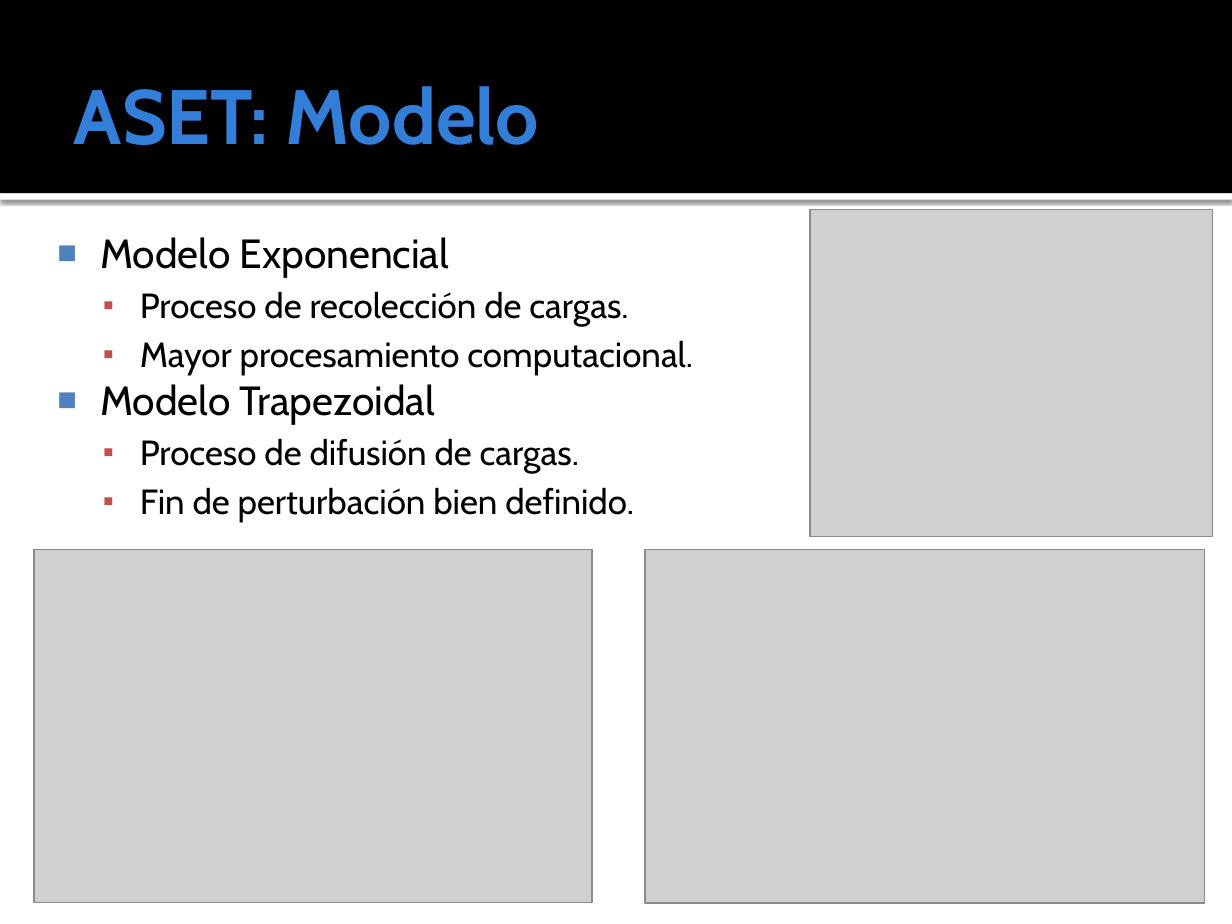
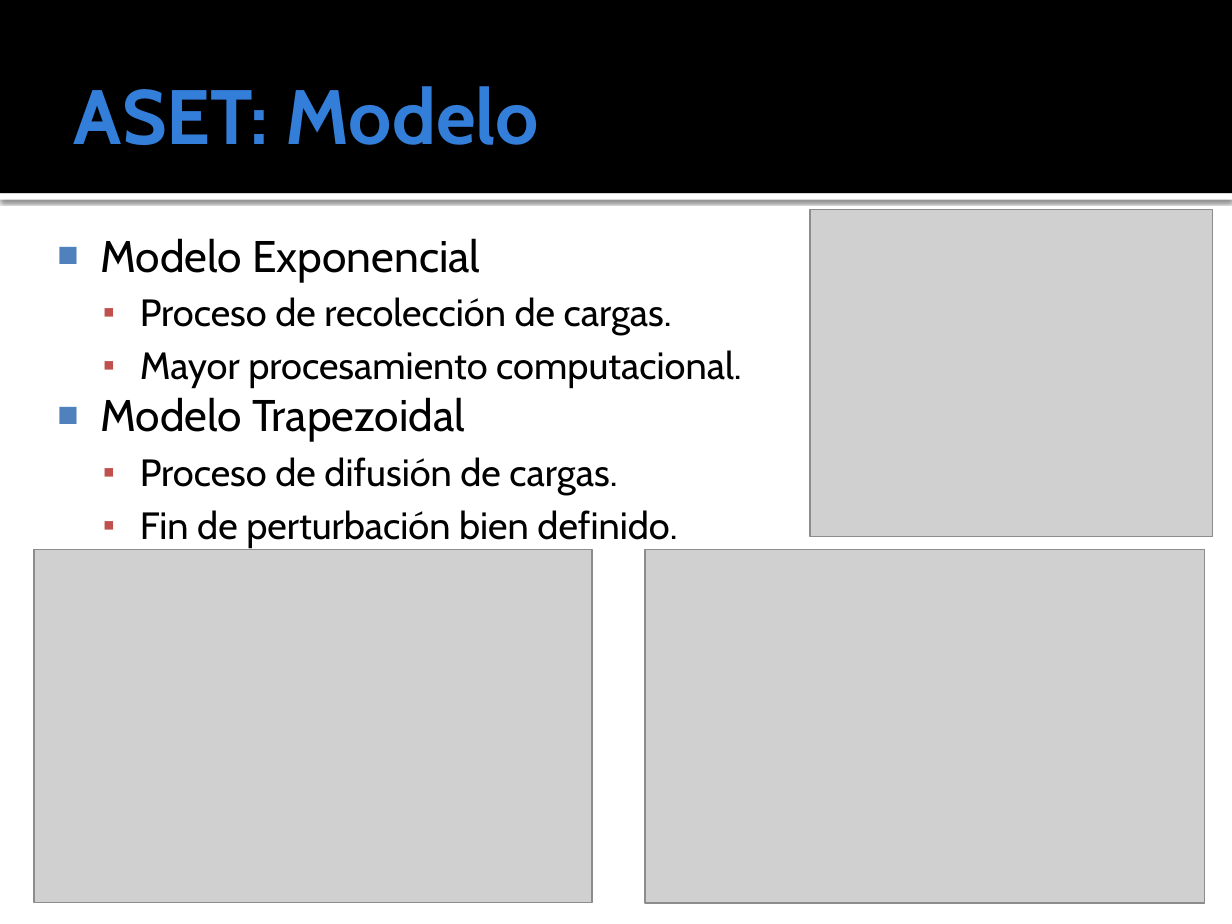
Before and after one commit to ginotkj/fiocs, a slide deck: slide 8 of Documentation/Documentacion/PRESENTACION_FABRI.pptx. Drawn at 1232x924 pixels with LibreOffice and Linux fonts; fonts in the diff are those of the drawing; grey boxes stand for pictures. Boxes give left, top, right and bottom in pixels: in the first picture for what was removed or moved away, otherwise in the second. Text is boxed around its words. In the diff, an @@ line names an element or a change of style, - is before the commit and + after.

```diff
--- a/Documentation/Documentacion/PRESENTACION_FABRI.pptx
+++ b/Documentation/Documentacion/PRESENTACION_FABRI.pptx
@@ text "Modelo Exponencial" at (100, 238, 741, 548): size 23.8 to 25.9 pt in "Modelo Exponencial", "Modelo Trapezoidal"; size 20.4 to 22.2 pt in "Proceso de recolección de cargas.", "Mayor procesamiento computacional.", "Proceso de difusión de cargas.", "Fin de perturbación bien definido." @@
```
Also in this commit, not shown: 6 other slides changed, 1 slide added, 6 slides removed, 1 other file.
